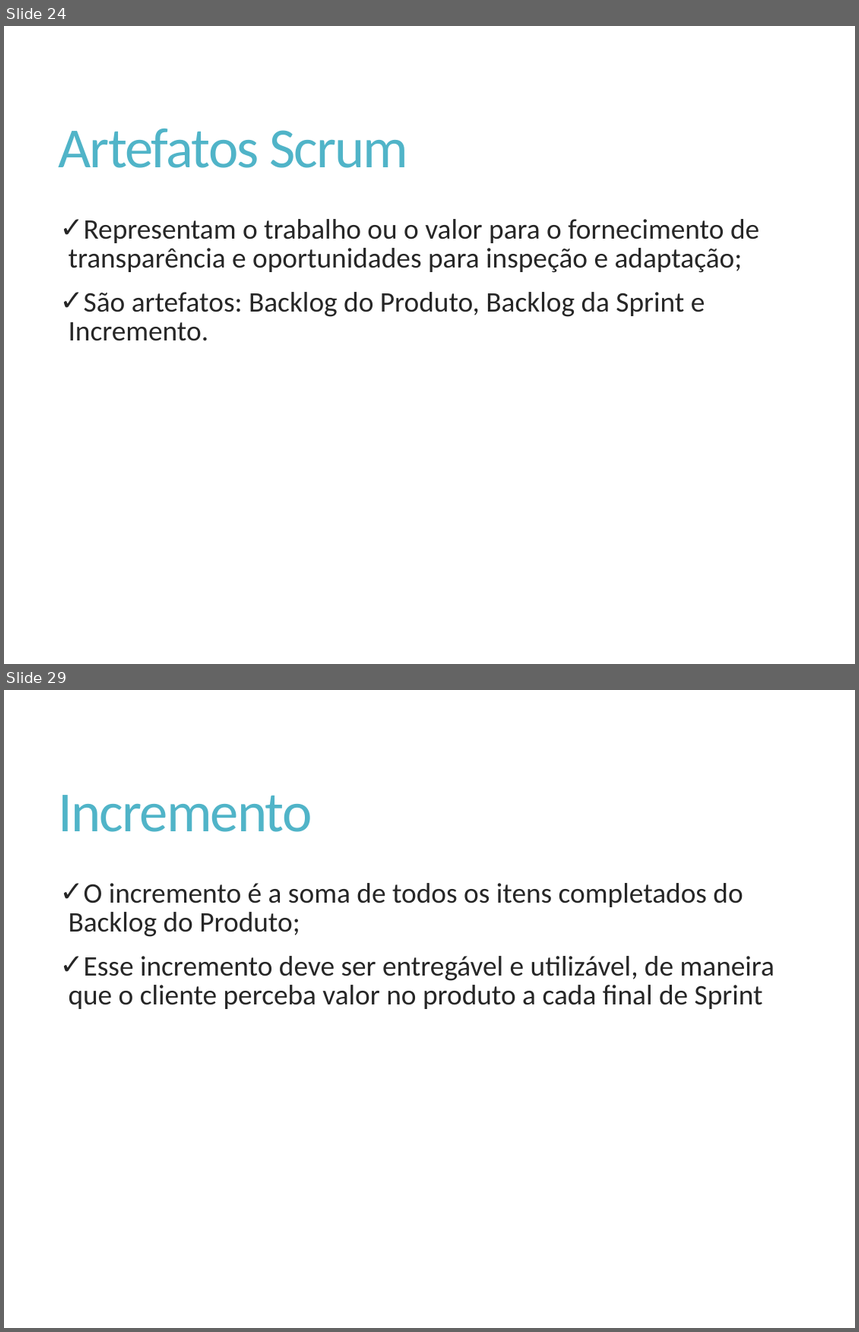
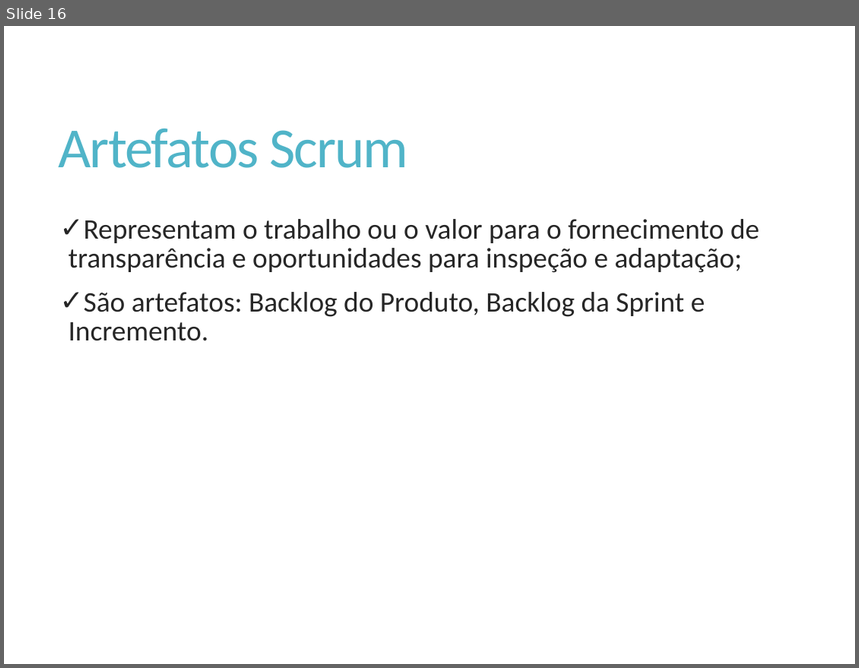
Before and after one commit to Elton-Garbin/TCC-2016, a slide deck: StartIdea/StartIdea.Docs/Apresentacao.pptx. Shown one above the other, each under a label of ours: slides 24 and 29 before the commit, slide 16 after it; the slides between them are not shown. The pictures are 859x1332 and 859x668 pixels, drawn with LibreOffice and Linux fonts; fonts in the diff are those of the drawing. Boxes give left, top, right and bottom in pixels: in the first picture for what was removed or moved away, otherwise in the second. Text is boxed around its words. In the diff, an @@ line names an element or a change of style, - is before the commit and + after.

```diff
--- a/StartIdea/StartIdea.Docs/Apresentacao.pptx
+++ b/StartIdea/StartIdea.Docs/Apresentacao.pptx
@@ slide 29 removed at [4, 690, 855, 1328], background #FFFFFF @@
@@ title removed at [59, 795, 313, 832] @@
-Incremento
@@ text removed at [69, 883, 775, 1009] @@
-✓ O incremento é a soma de todos os itens completados do Backlog do Produto;
-✓ Esse incremento deve ser entregável e utilizável, de maneira que o cliente perceba valor no produto a cada final de Sprint
@@ what was slide 24 is now slide 16 @@
```
Also in this commit, not shown: 2 slides changed, 14 other slides removed.
